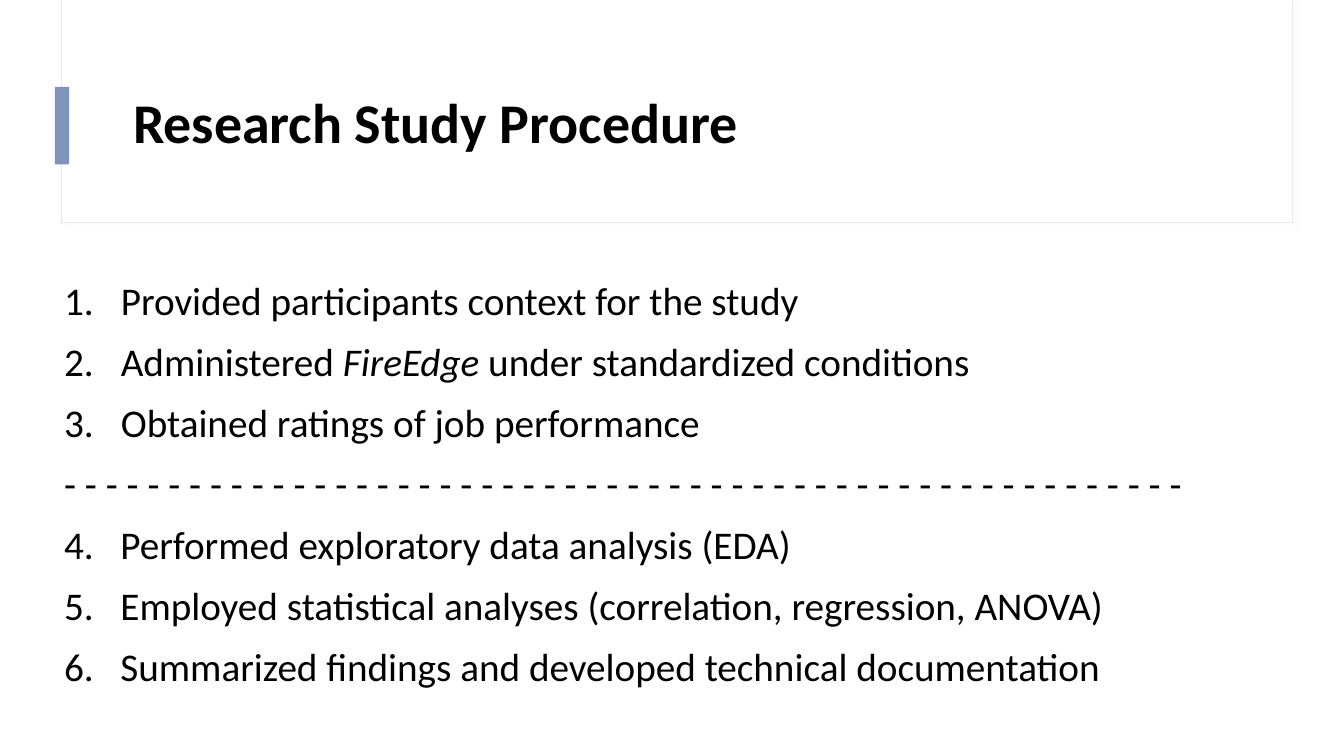
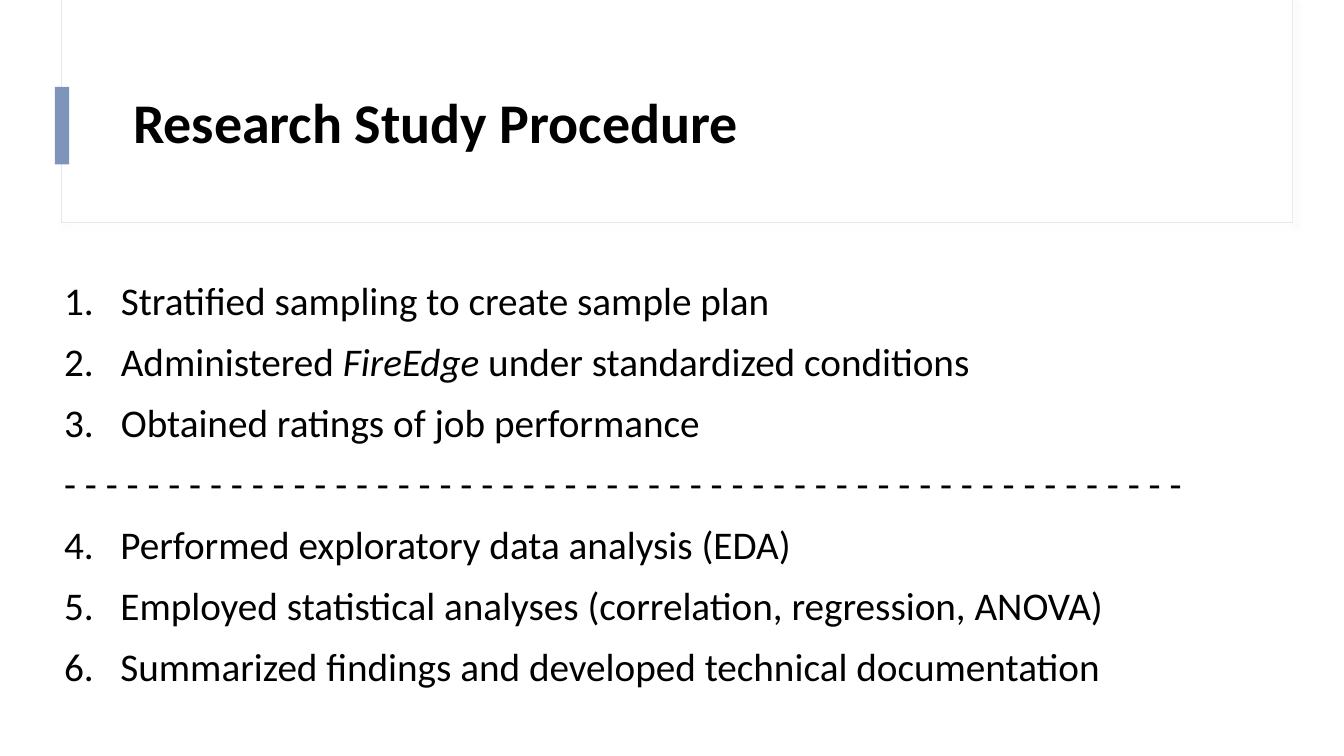
Before and after one commit to SzarR/FireEdge, a slide deck: slide 4 of FireEdge.pptx (slide 5 before the commit). Drawn at 1344x756 pixels with LibreOffice and Linux fonts; fonts in the diff are those of the drawing. Boxes give left, top, right and bottom in pixels: in the first picture for what was removed or moved away, otherwise in the second. Text is boxed around its words. In the diff, an @@ line names an element or a change of style, - is before the commit and + after.

```diff
--- a/FireEdge.pptx
+++ b/FireEdge.pptx
@@ text at (121, 287, 769, 322): text changed @@
-1. Provided participants context for the study
+1. Stratified sampling to create sample plan
```
Also in this commit, not shown: 3 other slides changed, 2 other files.
